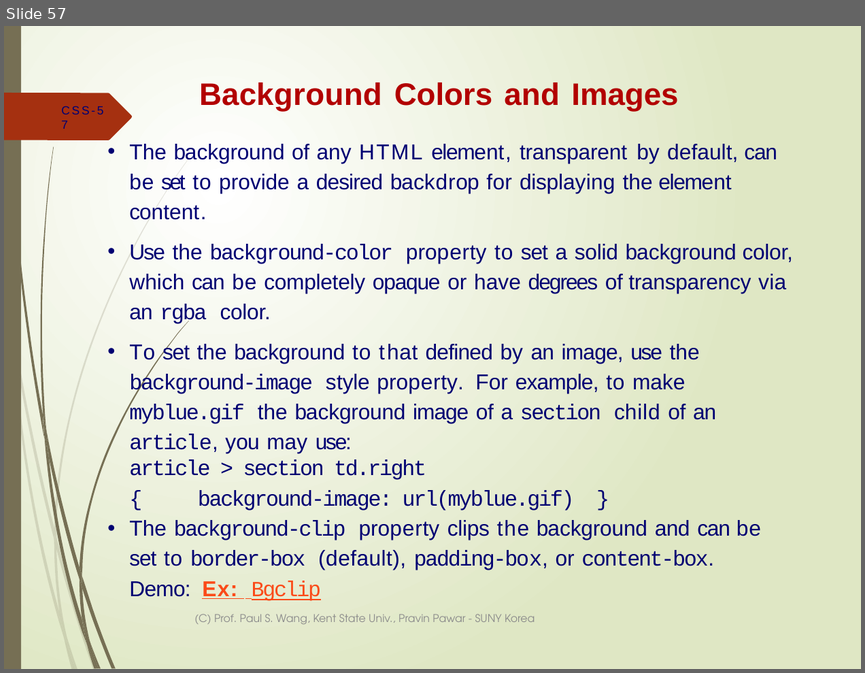
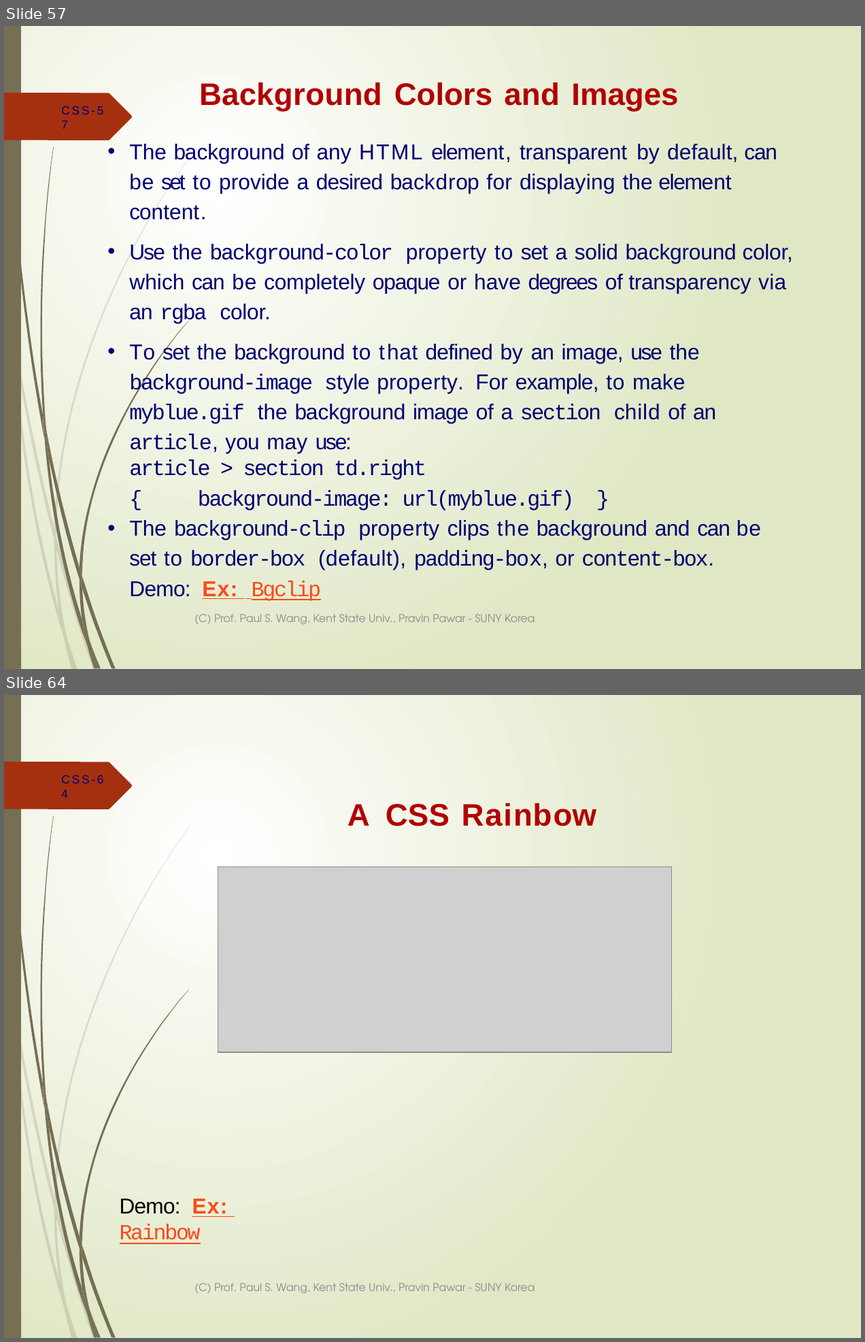
Before and after one commit to ppawar/ppawar.github.io, a slide deck: Fall2019/CSE102-F19/lectures/CSE102_Lec4-CSS.pptx. Shown one above the other, each under a label of ours: slide 57 before the commit, slides 57 and 64 after it; the slides between them are not shown. The pictures are 865x673 and 865x1342 pixels, drawn with LibreOffice and Linux fonts; fonts in the diff are those of the drawing; grey boxes stand for pictures. Boxes give left, top, right and bottom in pixels: in the first picture for what was removed or moved away, otherwise in the second. Text is boxed around its words. In the diff, an @@ line names an element or a change of style, - is before the commit and + after.

```diff
--- a/Fall2019/CSE102-F19/lectures/CSE102_Lec4-CSS.pptx
+++ b/Fall2019/CSE102-F19/lectures/CSE102_Lec4-CSS.pptx
@@ slide 64 added at (x1=4, y1=695, x2=861, y2=1338), background gradient #FFFFFF to #DFE8C4; not listed: 24 template elements that a slide beside it also shows @@
@@ page number added at (x1=61, y1=775, x2=103, y2=783), 10 pt, text #000072 @@
+CSS-64
@@ title added at (x1=347, y1=803, x2=596, y2=826), 26 pt, text #B20000, bold @@
+A CSS Rainbow
@@ picture added at (x1=218, y1=867, x2=672, y2=1052) @@
@@ text added at (x1=120, y1=1198, x2=228, y2=1244), 18.1 pt, text #FB4A18, underline @@
+Demo: Ex: Rainbow
@@ text added at (x1=194, y1=1283, x2=534, y2=1293), 9 pt, text #8C8C8C @@
+(C) Prof. Paul S. Wang, Kent State Univ., Pravin Pawar - SUNY Korea
```
Also in this commit, not shown: 17 other slides added, 1 other file.
